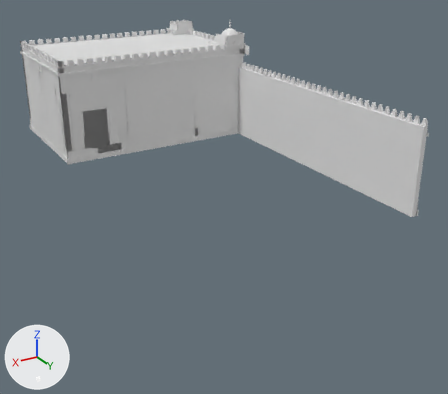
The FBX model models/AR_FataMorgana/exports/AR_FataMorgana_westkant.fbx: old version first, new version second.
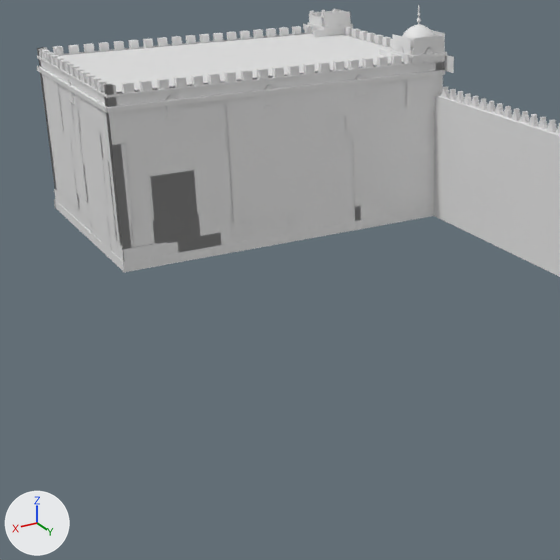
Old and new are each drawn whole from a 50 mm lens placed at (5.9, 31.3, 22.6), pointed at (-22.9, -16.7, -1.4) and again close up on the part from 0% to 69% of the width and 4% to 82% of the height. Arrows for +X, +Y and +Z are at lower left; the lights stay in place. The last two pictures show the newer version. Vertices at exactly the same position are counted once.

In view in the first close-up: 'FM_dak_0_westkant', 'FM_lijst_0_westkant', 'FM_streep_0_westkant', 'FM_stuc_0_westkant', 'FM_vlek1_0_westkant', 'FM_vlek2_0_westkant', 'FM_vlek3_0_westkant', 'FM_vlek4_0_westkant', 'FM_voet_0_westkant' and 2 more.
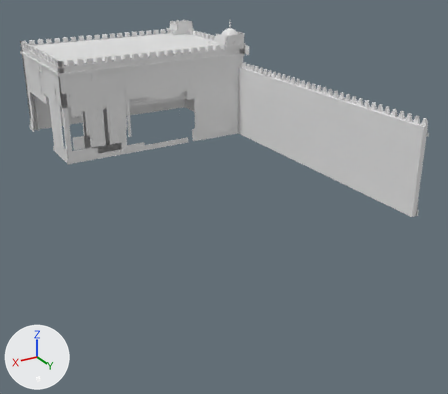
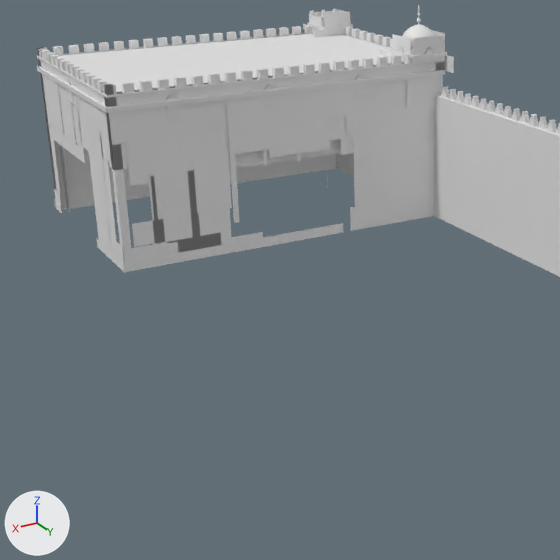
Boxes [x1, y1, x2, y2] around the edits, measured in the close-ups (560 x 560 px; the box of a moved part takes in the faces that stretch with it):
'FM_vlek4_0_westkant', reshaped: before [56, 57, 441, 252]; after [73, 57, 441, 252]
part 1 of me_fm_westkant_vlek1_001, deleted: before [326, 141, 332, 199]
part 2 of me_fm_westkant_vlek1_001, cut back: before [299, 118, 317, 185]; after [299, 119, 311, 129]
part 3 of me_fm_westkant_voet_001, deleted: before [254, 224, 299, 237]
part 4 of me_fm_westkant_voet_001, deleted: before [75, 208, 92, 233]
part 5 of me_fm_westkant_voet_001, deleted: before [69, 203, 79, 221]
part 6 of me_fm_westkant_voet_001, deleted: before [325, 207, 361, 225]
part 7 of me_fm_westkant_voet_001, deleted: before [290, 216, 333, 231]
part 8 of me_fm_westkant_voet_001, moved or reshaped: before [54, 189, 99, 239]; after [54, 189, 62, 212]
part 9 of me_fm_westkant_vlek4_001, deleted: before [56, 126, 79, 209]
part 10 of me_fm_westkant_vlek4_001, deleted: before [289, 180, 327, 226]
part 11 of me_fm_westkant_vlek4_001, deleted: before [251, 214, 288, 234]
part 12 of me_fm_westkant_vlek4_001, deleted: before [80, 134, 89, 166]
part 13 of me_fm_westkant_vlek4_001, cut back: before [70, 119, 90, 201]; after [73, 119, 79, 130]
part 14 of me_fm_westkant_vlek4_001, reshaped: before [316, 173, 328, 189]; after [263, 150, 328, 182]
part 15 of me_fm_westkant_stuc_001, added: after [38, 34, 436, 262]
part 16 of me_fm_westkant_lijst_001, added: after [122, 207, 434, 272]
part 17 of me_fm_westkant_lijst_001, added: after [55, 200, 62, 214]
part 18 of me_fm_westkant_lijst_001, added: after [97, 239, 125, 272]
part 19 of me_fm_westkant_vlek2_001, cut back: before [98, 91, 303, 251]; after [103, 91, 301, 251]
part 20 of me_fm_westkant_vlek2_001, reshaped: before [42, 74, 62, 143]; after [42, 74, 64, 134]

Edits to the bpy script that builds the scene:
```text
Change me_fm_westkant_vlek1_001:
    remove me_fm_westkant_vlek1_001.from_pydata(...)  # 120 vertices, 60 faces; spans x -37.6..-11.7, y -44.5..-4.0, z 0.0..10.7
    add me_fm_westkant_vlek1_001.from_pydata(...)  # 122 vertices, 64 faces; spans x -37.6..-11.7, y -44.5..-4.0, z 0.0..10.7
    me_fm_westkant_vlek1_001 part 1: the loose piece of 4 vertices spanning x -25.3..-23.1, y -29.9, z 2.3..6.0 is deleted
    me_fm_westkant_vlek1_001 part 2: 4 vertices removed from x -24.2..-19.9, y -29.8, z 3.5..7.5; 10 vertices added at x -24.0..-20.0, y -29.8, z 7.0..7.5
Change me_fm_westkant_stuc_001:
    remove me_fm_westkant_stuc_001.from_pydata(...)  # 1976 vertices, 3064 faces; spans x -37.6..-11.8, y -44.5..-1.9, z 0.0..11.7
    add me_fm_westkant_stuc_001.from_pydata(...)  # 2171 vertices, 3376 faces; spans x -37.6..-11.8, y -44.5..-1.9, z 0.0..11.7
    me_fm_westkant_stuc_001 part 15: 195 vertices added at x -33.0..-11.8, y -44.0..-29.9, z 0.0..10.1
Change me_fm_westkant_lijst_001:
    remove me_fm_westkant_lijst_001.from_pydata(...)  # 5052 vertices, 6314 faces; spans x -37.8..-11.6, y -44.6..-1.8, z -0.1..11.1
    add me_fm_westkant_lijst_001.from_pydata(...)  # 5081 vertices, 6344 faces; spans x -37.8..-11.6, y -44.6..-1.8, z -0.1..11.1
    me_fm_westkant_lijst_001 part 16: 21 vertices added at x -33.0..-26.0, y -29.9..-29.8, z 0.0..0.6
    me_fm_westkant_lijst_001 part 17: 6 vertices added at x -11.8..-11.7, y -44.0..-43.0, z 0.0..0.6
    me_fm_westkant_lijst_001 part 18: 2 vertices added at x -11.7, y -35.0, z 0.0..0.6
Change me_fm_westkant_voet_001:
    remove me_fm_westkant_voet_001.from_pydata(...)  # 292 vertices, 146 faces; spans x -37.7..-11.7, y -44.6..-1.9, z 0.0..11.8
    add me_fm_westkant_voet_001.from_pydata(...)  # 272 vertices, 139 faces; spans x -37.7..-11.7, y -44.6..-1.9, z 0.0..11.8
    me_fm_westkant_voet_001 part 3: the loose piece of 4 vertices spanning x -22.9..-19.9, y -29.8, z 0.0..1.1 is deleted
    me_fm_westkant_voet_001 part 4: the loose piece of 4 vertices spanning x -11.8, y -39.5..-36.1, z 0.0..1.3 is deleted
    me_fm_westkant_voet_001 part 5: the loose piece of 4 vertices spanning x -11.8, y -41.9..-38.8, z 0.0..1.3 is deleted
    me_fm_westkant_voet_001 part 6: the loose piece of 4 vertices spanning x -27.3..-24.8, y -29.9, z 0.0..1.5 is deleted
    me_fm_westkant_voet_001 part 7: the loose piece of 4 vertices spanning x -25.3..-22.3, y -29.9, z 0.0..1.2 is deleted
    me_fm_westkant_voet_001 part 8: 7 vertices removed from x -11.8..-11.7, y -40.7..-34.0, z 0.0..1.6; 7 vertices added at x -11.8..-11.7, y -44.0..-34.0, z 0.0..1.6
Change me_fm_westkant_vlek2_001:
    remove me_fm_westkant_vlek2_001.from_pydata(...)  # 108 vertices, 54 faces; spans x -36.7..-11.7, y -44.6..-7.4, z 0.0..10.7
    add me_fm_westkant_vlek2_001.from_pydata(...)  # 151 vertices, 95 faces; spans x -36.7..-11.7, y -44.6..-7.4, z 0.0..10.7
    me_fm_westkant_vlek2_001 part 19: 1 vertex moved from x -11.7, y -34.0, z 0.2 to x -11.7, y -33.0, z 0.2; 3 vertices removed from x -23.2..-11.7, y -34.0..-29.8, z 1.8..5.8; 40 vertices added at x -24.0..-11.7, y -33.0..-29.8, z 1.0..9.3
    me_fm_westkant_vlek2_001 part 20: 1 vertex moved from x -11.7, y -43.6, z 4.7 to x -11.7, y -43.6, z 6.0; 1 vertex removed from x -11.7, y -40.0, z 4.7; 7 vertices added at x -11.7, y -43.0..-40.0, z 6.0..9.3
Change me_fm_westkant_vlek4_001:
    remove me_fm_westkant_vlek4_001.from_pydata(...)  # 132 vertices, 66 faces; spans x -37.6..-11.7, y -44.4..-4.9, z 0.0..10.7
    add me_fm_westkant_vlek4_001.from_pydata(...)  # 137 vertices, 81 faces; spans x -37.6..-11.7, y -44.4..-4.9, z 0.0..10.7
    me_fm_westkant_vlek4_001 part 9: the loose piece of 4 vertices spanning x -11.7, y -41.5..-38.5, z 1.5..6.2 is deleted
    me_fm_westkant_vlek4_001 part 10: the loose piece of 4 vertices spanning x -24.9..-22.3, y -29.9, z 0.2..3.6 is deleted
    me_fm_westkant_vlek4_001 part 11: the loose piece of 4 vertices spanning x -22.2..-19.7, y -29.9, z 0.8..3.5 is deleted
    me_fm_westkant_vlek4_001 part 12: the loose piece of 4 vertices spanning x -11.8, y -37.4..-35.0, z 4.8..6.8 is deleted
    me_fm_westkant_vlek4_001 part 13: 2 vertices moved from x -11.8..-11.7, y -39.8..-35.4, z 2.5..2.8 to x -11.8..-11.7, y -39.8..-33.0, z 2.8..7.0; 2 vertices removed from x -11.8..-11.7, y -36.2..-35.4, z 2.5..7.0; 13 vertices added at x -11.8..-11.7, y -39.0..-33.0, z 3.0..7.5
    me_fm_westkant_vlek4_001 part 14: 1 vertex removed from x -20.8, y -29.9, z 3.0; 15 vertices added at x -25.0..-20.8, y -29.9, z 3.0..9.1
    other edits to the shape of me_fm_westkant_vlek4_001 do not show in these pictures
```
